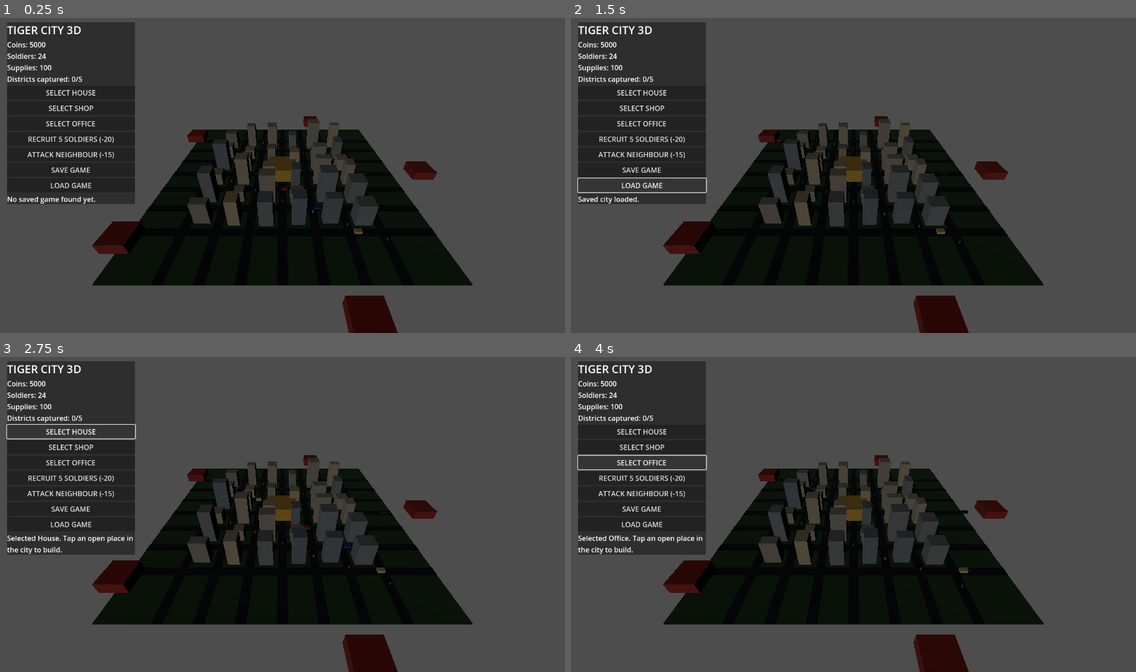
Above: before the commit, frames 1-4 (two rows, left to right).
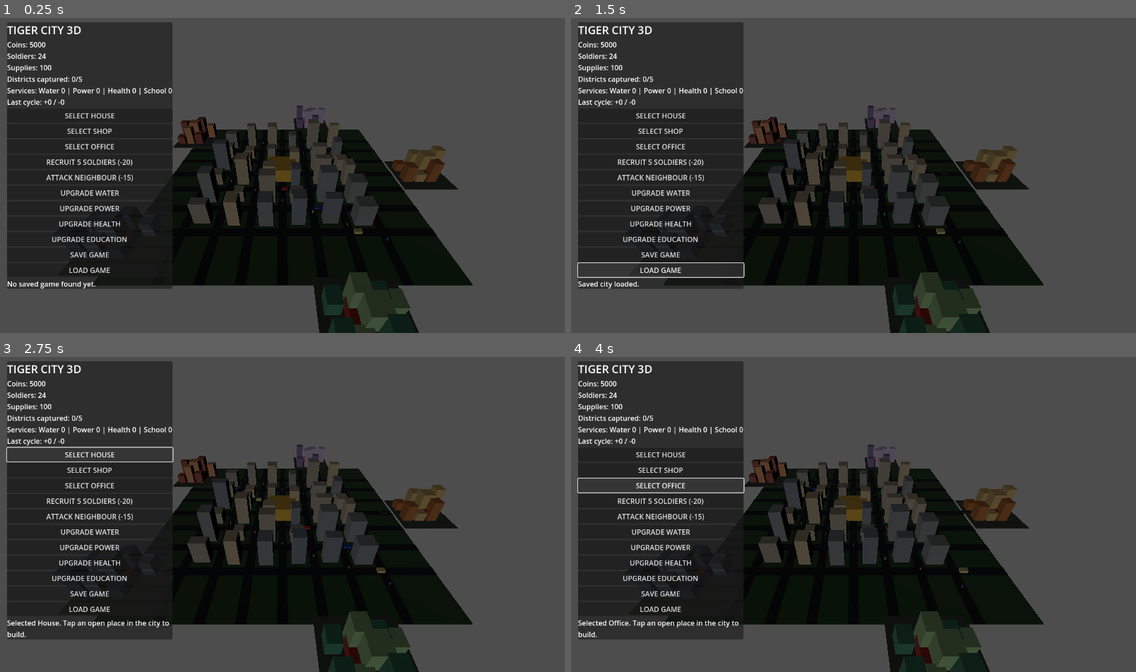
Above: after the commit, the same moments.

Repository: TigerChat-HQ/tiger-city-3d.tiger-city-3d
Game: Godot game, scene res://Main.tscn
Two runs of this game, one before a commit and one after it. Both use one fixed random seed, a clock stepped at 60 frames per second and the inputs below.
Inputs:
- Up to frame 1 (0.25 s): no input
- Up to frame 2 (1.5 s): click "SAVE GAME" at 0.5 s; click "LOAD GAME" at 1.25 s
- Up to frame 3 (2.75 s): click "SELECT HOUSE" at 2 s
- Up to frame 4 (4 s): click "SELECT SHOP" at 2.75 s; click "SELECT OFFICE" at 3.5 s

The runs differ from the first frame. In frame 1, 15% of the frame differs, in the area x 1-82%, y 1-100%; in frame 2, 15%; in frame 3, 15%; in frame 4, 15%.

Commit message:
Add distinct satellite towns, public services and expanded city economy

Diff:
--- a/godot/main.gd
+++ b/godot/main.gd
@@ -37,6 +37,10 @@
 var economy_clock := 0.0
 var world_clock := 0.0
 var sun_light: DirectionalLight3D
+var service_levels := {"water": 0, "power": 0, "health": 0, "education": 0}
+var service_costs := {"water": 350, "power": 450, "health": 600, "education": 500}
+var last_economy_income := 0
+var last_economy_expense := 0
 
 func _ready() -> void:
 	_build_world()
@@ -65,6 +69,7 @@
 	for i in range(5):
 		var angle := TAU * float(i) / 5.0
 		_add_box("Rival district", Vector3(cos(angle) * 62.0, 2.0, sin(angle) * 62.0), Vector3(9, 4, 9), Color(0.62, 0.18, 0.15))
+	_build_neighbor_cities()
 	_add_box("Capital", Vector3(0, 3, 0), Vector3(12, 6, 12), Color(0.82, 0.64, 0.22))
 	sun_light = DirectionalLight3D.new()
 	sun_light.rotation_degrees = Vector3(-52, -30, 0)
@@ -75,6 +80,37 @@
 	add_child(camera)
 	_spawn_city_life()
 
+func _build_neighbor_cities() -> void:
+	var palettes := [[Color(0.68, 0.42, 0.22), Color(0.78, 0.66, 0.42)], [Color(0.24, 0.48, 0.38), Color(0.54, 0.68, 0.48)], [Color(0.34, 0.42, 0.62), Color(0.62, 0.68, 0.78)], [Color(0.58, 0.32, 0.26), Color(0.78, 0.54, 0.38)], [Color(0.48, 0.42, 0.58), Color(0.72, 0.66, 0.78)]]
+	for city_index in range(5):
+		var angle := TAU * float(city_index) / 5.0
+		var center := Vector3(cos(angle) * 62.0, 0.0, sin(angle) * 62.0)
+		var palette: Array = palettes[city_index]
+		_add_box("Town plaza %d" % city_index, center, Vector3(22, 0.25, 22), Color(0.28, 0.30, 0.27))
+		for building_index in range(7):
+			var ring := float(building_index / 4)
+			var slot := float(building_index % 4)
+			var height := 4.0 + float((building_index * 3 + city_index) % 5) * 1.8
+			var tint: Color = palette[building_index % 2]
+			var local_pos := Vector3((slot - 1.5) * 5.0, height * 0.5, (ring - 0.5) * 8.0)
+			_add_box("Town %d building %d" % [city_index, building_index], center + local_pos, Vector3(3.8, height, 4.2), tint)
+		_add_box("Town %d landmark" % city_index, center + Vector3(0, 5.5, 0), Vector3(5, 11, 5), palette[1])
+
+func _build_service(service_name: String) -> void:
+	if not service_levels.has(service_name):
+		return
+	var cost := int(service_costs[service_name]) * (int(service_levels[service_name]) + 1)
+	if coins < cost:
+		status_label.text = "Not enough coins. Upgrade costs %d." % cost
+		return
+	coins -= cost
+	service_levels[service_name] = int(service_levels[service_name]) + 1
+	var service_positions := {"water": Vector3(-18, 2.5, 18), "power": Vector3(18, 3, 18), "health": Vector3(-18, 3.5, -18), "education": Vector3(18, 3, -18)}
+	var service_colors := {"water": Color(0.16, 0.48, 0.78), "power": Color(0.88, 0.72, 0.18), "health": Color(0.78, 0.22, 0.24), "education": Color(0.28, 0.62, 0.38)}
+	var height := 5.0 + float(service_levels[service_name])
+	_add_box(service_name.capitalize() + " service", service_positions[service_name], Vector3(5, height, 5), service_colors[service_name])
+	status_label.text = "%s service upgraded to level %d." % [service_name.capitalize(), service_levels[service_name]]
+	_update_ui()
 func _add_box(label: String, pos: Vector3, size: Vector3, tint: Color) -> MeshInstance3D:
 	var mesh := BoxMesh.new()
 	mesh.size = size
@@ -125,6 +161,11 @@
 	attack.text = "ATTACK NEIGHBOUR (-15)"
 	attack.pressed.connect(_attack)
 	column.add_child(attack)
+	for service_name in ["water", "power", "health", "education"]:
+		var service_button := Button.new()
+		service_button.text = "UPGRADE " + service_name.to_upper()
+		service_button.pressed.connect(func(): _build_service(service_name))
+		column.add_child(service_button)
 	var save_button := Button.new()
 	save_button.text = "SAVE GAME"
 	save_button.pressed.connect(_save_game)
@@ -187,8 +228,15 @@
 				shop_count += 1
 			elif int(entry.get("kind", -1)) == 2:
 				office_count += 1
-		var income := 10 + shop_count * 18 + office_count * 28
-		coins += income
+		var service_total := 0
+		for level in service_levels.values():
+			service_total += int(level)
+		var income := 10 + shop_count * 18 + office_count * 28 + service_total * 4
+		var maintenance := buildings.size() * 2 + service_total * 7
+		var taxes := city_citizens.size() + service_total * 3
+		last_economy_income = income + taxes
+		last_economy_expense = maintenance
+		coins += last_economy_income - last_economy_expense
 		if supplies < 200:
 			supplies += 1
 		_update_ui()
@@ -466,7 +514,7 @@
 	for entry in buildings:
 		var p: Vector3 = entry.position
 		saved_buildings.append({"x": p.x, "z": p.z, "kind": entry.kind})
-	var data := {"coins": coins, "soldiers": soldiers, "supplies": supplies, "captured": captured, "buildings": saved_buildings}
+	var data := {"coins": coins, "soldiers": soldiers, "supplies": supplies, "captured": captured, "buildings": saved_buildings, "service_levels": service_levels}
 	var file := FileAccess.open(SAVE_PATH, FileAccess.WRITE)
 	if file == null:
 		status_label.text = "Could not save the game on this device."
@@ -492,6 +540,9 @@
 	soldiers = int(parsed.get("soldiers", 24))
 	supplies = int(parsed.get("supplies", 100))
 	captured = int(parsed.get("captured", 0))
+	var saved_services: Dictionary = parsed.get("service_levels", {})
+	for service_name in service_levels.keys():
+		service_levels[service_name] = maxi(0, int(saved_services.get(service_name, 0)))
 	for item in buildings:
 		var node = item.get("node")
 		if is_instance_valid(node):
@@ -508,4 +559,5 @@
 
 func _update_ui() -> void:
 	if stats_label:
-		stats_label.text = "Coins: %d\nSoldiers: %d\nSupplies: %d\nDistricts captured: %d/5" % [coins, soldiers, supplies, captured]
+		var service_summary := "Water %d | Power %d | Health %d | School %d" % [service_levels["water"], service_levels["power"], service_levels["health"], service_levels["education"]]
+		stats_label.text = "Coins: %d\nSoldiers: %d\nSupplies: %d\nDistricts captured: %d/5\nServices: %s\nLast cycle: +%d / -%d" % [coins, soldiers, supplies, captured, service_summary, last_economy_income, last_economy_expense]
